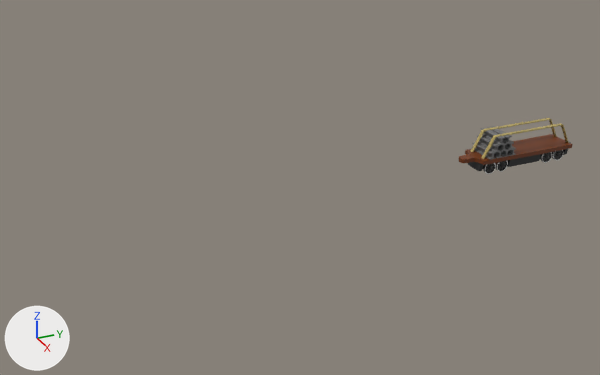
Two versions of the FBX model Assets/Trains/Models/CarSteel.fbx, one commit apart.
Before and after are seen from a 50 mm camera at (51.6, 27.6, 24.6) aimed at (-0.4, 51.0, -1.4). Arrows for +X, +Y and +Z are at lower left; the lights stay in place. Where no turn or scale is listed for an object, it has been applied to the vertices.
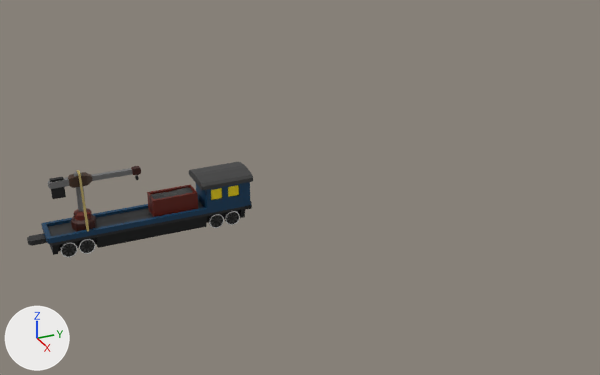
Boxes [x1, y1, x2, y2] around the edits, measured in the pictures (600 x 375 px):
'Cube.021', added
    after: [27, 162, 253, 255]
'Cube.028', deleted (brown)
    before: [459, 134, 573, 171]
'Cube.022', added
    after: [48, 166, 141, 231]
'Cube.030', deleted
    before: [473, 126, 516, 160]
'Cube.033', deleted (yellow)
    before: [471, 118, 569, 159]
'Cylinder.054', moved
    before: [483, 163, 496, 174]
    after: [78, 238, 95, 254]
'Cylinder.055', moved
    before: [496, 161, 508, 172]
    after: [60, 242, 77, 257]
'Cylinder.056', moved
    before: [540, 152, 552, 163]
    after: [224, 211, 240, 225]
'Cylinder.057', moved
    before: [552, 150, 563, 160]
    after: [208, 214, 224, 228]
'Cube.029', moved, rescaled (not visible before)
    after: [57, 210, 240, 252]

The change, as a list of edits to the scene's bpy script:
```text
Add me_cube_023:
    me_cube_023.from_pydata(...)  # 124 vertices, 112 faces; spans x -0.82..0.82, y -2.58..3.51, z -0.71..3.39
    me_cube_023.materials.append(mat_material)  # picture img_snowtraincolors_png
Add me_cube_022:
    me_cube_022.from_pydata(...)  # 359 vertices, 333 faces; spans x -1.5..1.5, y -11.1..4.6, z -1.8..3.7
    me_cube_022.materials.append(mat_material)  # picture img_snowtraincolors_png
Remove ob_cube_033:
    ob_cube_033 = bpy.data.objects.new('Cube.033', me_cube_038)
    ob_cube_033.location = (0.0, 71.0, 0.53)
Change ob_cylinder_054:
    ob_cylinder_054.location: (0.0, 67.44, -2.13) -> (0.0, 34.76, -2.13)
Change ob_cylinder_055:
    ob_cylinder_055.location: (0.0, 68.64, -2.13) -> (0.0, 33.56, -2.13)
Change ob_cylinder_056:
    ob_cylinder_056.location: (0.0, 73.23, -2.13) -> (0.0, 45.1, -2.13)
Remove ob_cube_030:
    ob_cube_030 = bpy.data.objects.new('Cube.030', me_cube_035)
    ob_cube_030.location = (0.0, 68.68, -0.93)
Change ob_cylinder_057:
    ob_cylinder_057.location: (0.0, 74.43, -2.13) -> (0.0, 43.9, -2.13)
Remove ob_cube_028:
    ob_cube_028 = bpy.data.objects.new('Cube.028', me_cube_029)
    ob_cube_028.location = (0.0, 70.7, -0.64)
Change ob_cube_029:
    ob_cube_029.location: (0.0, 70.9, -1.52) -> (0.0, 39.28, -1.52)
    ob_cube_029.scale: (1.0, 1.22, 1.0) -> (1.0, 1.83, 1.0)
Add ob_cube_022:
    ob_cube_022 = bpy.data.objects.new('Cube.022', me_cube_023)
    ob_cube_022.location = (0.0, 35.47, -0.47)
Add ob_cube_021:
    ob_cube_021 = bpy.data.objects.new('Cube.021', me_cube_022)
    ob_cube_021.location = (0.0, 42.26, -0.64)
```
